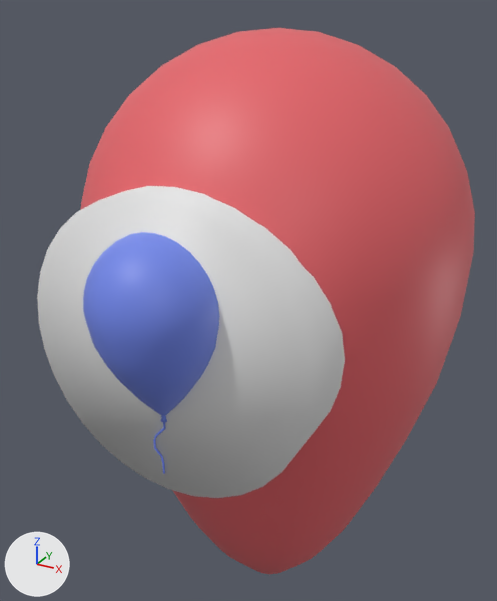
Renders of the glTF model kaart/assets/models/eventPin.glb from each side of a commit.
Both versions are drawn from a 50 mm lens placed at (0.188, -0.377, 0.438), pointed at (-0.013, -0.011, 0.255). Arrows for +X, +Y and +Z are at lower left; the lights stay in place. Where no turn or scale is listed for an object, it has been applied to the vertices. Vertices at the same position are counted once.

Before the edit, the objects in view are built like this:
```python
me_cylinder_001 = bpy.data.meshes.new('Cylinder.001')
me_cylinder_001.from_pydata(...)  # a 32-sided cylinder along z spanning x -1.0..1.0, y -1.0..1.0, z -1.0..1.0
me_cylinder_001.materials.append(mat_white)  # white #e7e7e7
me_sphere = bpy.data.meshes.new('Sphere')
me_sphere.from_pydata(...)  # 482 vertices, 960 faces; spans x -0.122..0.122, y -0.122..0.122, z 0.015..0.423
me_sphere.materials.append(mat_event)  # red #e76469
me_sphere_009 = bpy.data.meshes.new('Sphere.009')
me_sphere_009.from_pydata(...)  # 865 vertices, 1696 faces; spans x -0.0354..0.0354, y -0.0354..0.0354, z -0.0964..0.0425
me_sphere_009.materials.append(mat_blue)  # blue #7186e7
ob_balloon = bpy.data.objects.new('balloon', me_sphere_009)
ob_balloon.location = (0.0, -0.1278, 0.2945)
ob_cylinder_001 = bpy.data.objects.new('Cylinder.001', me_cylinder_001)
ob_cylinder_001.location = (0.0, -0.044, 0.2713)
ob_cylinder_001.rotation_euler = (1.571, 0.0, 0.0)  # degrees (90, 0, 0)
ob_cylinder_001.scale = (0.0835, 0.0835, 0.0835)
ob_pin = bpy.data.objects.new('pin', me_sphere)
ob_pin.location = (0.0, 0.0, 0.0)
```
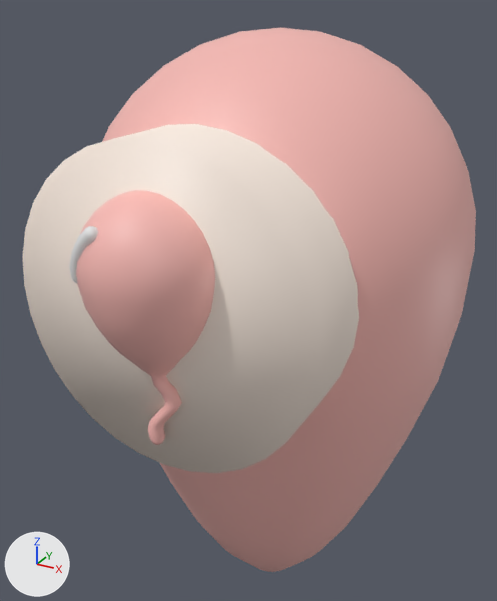
Where the change shows, as pixel boxes [x1, y1, x2, y2] in the pictures (497 x 601 px; the box of a moved part takes in the faces that stretch with it):
'pin', recoloured, moved (red to pink): before [80, 28, 475, 574]; after [102, 28, 476, 572]
'Cylinder.001', moved, rescaled (9% wider, 12% taller): before [37, 186, 345, 498]; after [23, 124, 359, 473]
'balloon', reshaped, moved: before [83, 232, 220, 474]; after [76, 190, 215, 445]
'Sphere.038', added: after [69, 226, 98, 283]
part 1 of me_sphere_009, moved or reshaped: before [128, 386, 194, 474]; after [122, 352, 188, 445]
part 2 of me_sphere_009, recoloured: before [83, 232, 220, 397]; after [76, 190, 215, 361]

The edits, one by one:
Material 'peach' (mat_peach) is new.
Its base color is (0.93, 0.485, 0.451) (pink #f7b9b3).
Material 'offWhite.003' (mat_offwhite_003) is new.
Its base color is (0.991, 0.863, 0.768) (white #feefe3).
me_sphere has 482 vertices, 960 faces and spans x -0.122..0.122, y -0.122..0.122, z 0.015..0.423.
me_sphere no longer uses material mat_event (red #e76469).
me_sphere now uses material mat_peach (pink #f7b9b3).
me_cylinder_001 has 64 vertices, 124 faces and spans x -1.0..1.0, y -1.0..1.0, z -1.0..1.0.
me_cylinder_001 no longer uses material mat_white (white #e7e7e7).
me_cylinder_001 now uses material mat_offwhite_003 (white #feefe3).
me_sphere_009 is used by ob_balloon; location (0.0, -0.1278, 0.2945).
me_sphere_009 had 865 vertices, 1696 faces and spanned x -0.0354..0.0354, y -0.0354..0.0354, z -0.0964..0.0425.
me_sphere_009 now has 865 vertices, 1726 faces and spans x -0.0354..0.0354, y -0.0354..0.0354, z -0.0926..0.0425.
me_sphere_009 part 1: 384 vertices moved from x -0.0136..0.0136, y -0.0136..0.0136, z -0.0857..-0.0437 to x -0.0144..0.0144, y -0.0144..0.0144, z -0.0909..-0.0406; 64 vertices removed from x -0.0027..-0.0015, y -0.0007..0.0006, z -0.0964..-0.09; 64 vertices added at x -0.0011..0.002, y -0.0057..-0.0026, z -0.0926..-0.0923.
me_sphere_009 part 2: 1568 faces spanning x -0.0354..0.0354, y -0.0354..0.0354, z -0.0909..0.0425 switch from mat_blue (blue #7186e7) to mat_peach (pink #f7b9b3).
Mesh me_sphere_035 is new.
It has 642 vertices, 1280 faces and spans x -0.009..0.0105, y -0.0047..0.0054, z -0.0153..0.0144.
Object 'pin' (ob_pin) moves from (0.0, 0.0, 0.0) to (0.0, 0.0028, 0.0).
Object 'Cylinder.001' (ob_cylinder_001) moves from (0.0, -0.044, 0.2713) to (0.0, -0.0429, 0.2939).
Object 'Cylinder.001' (ob_cylinder_001) is rescaled from (0.0835, 0.0835, 0.0835) to (0.0875, 0.0875, 0.0875).
Object 'balloon' (ob_balloon) moves from (0.0, -0.1278, 0.2945) to (0.0, -0.1309, 0.3154).
Object 'Sphere.038' (ob_sphere_038) is new; it shows me_sphere_035.
Its location is (-0.0179, -0.1567, 0.3323).
